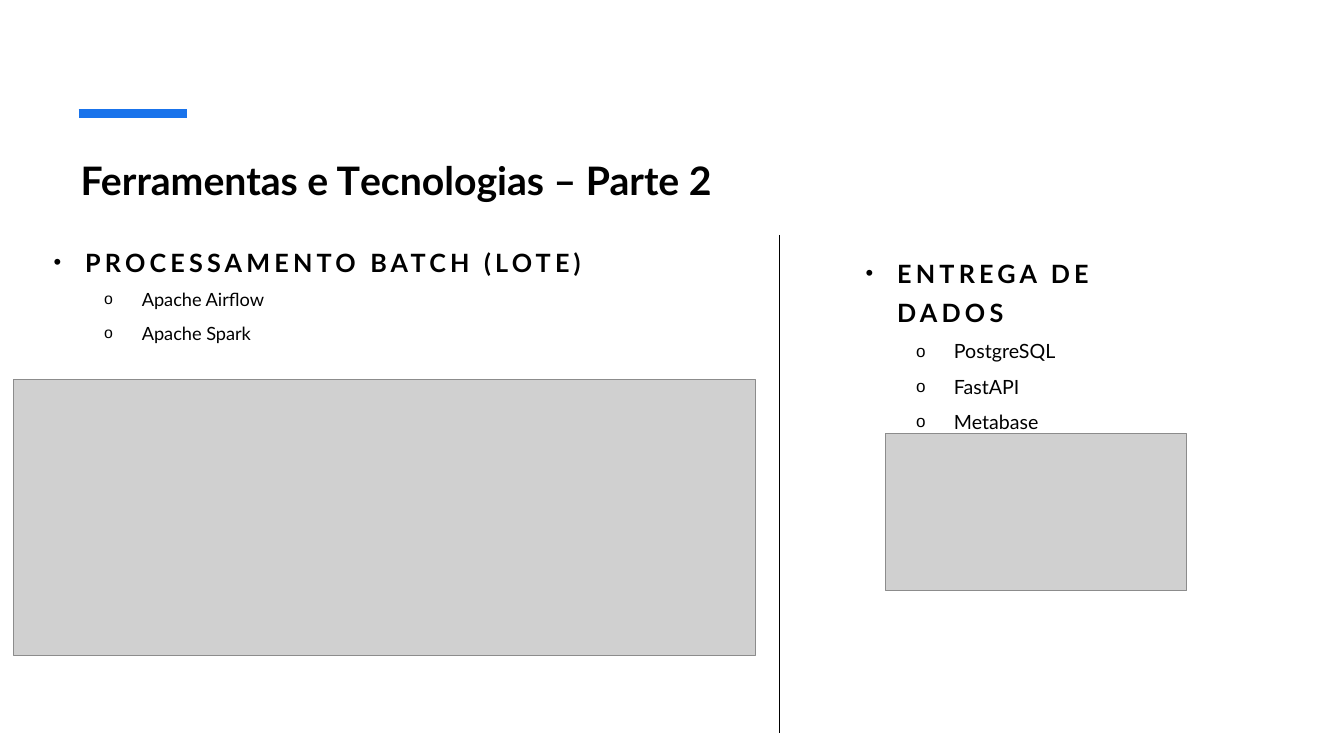
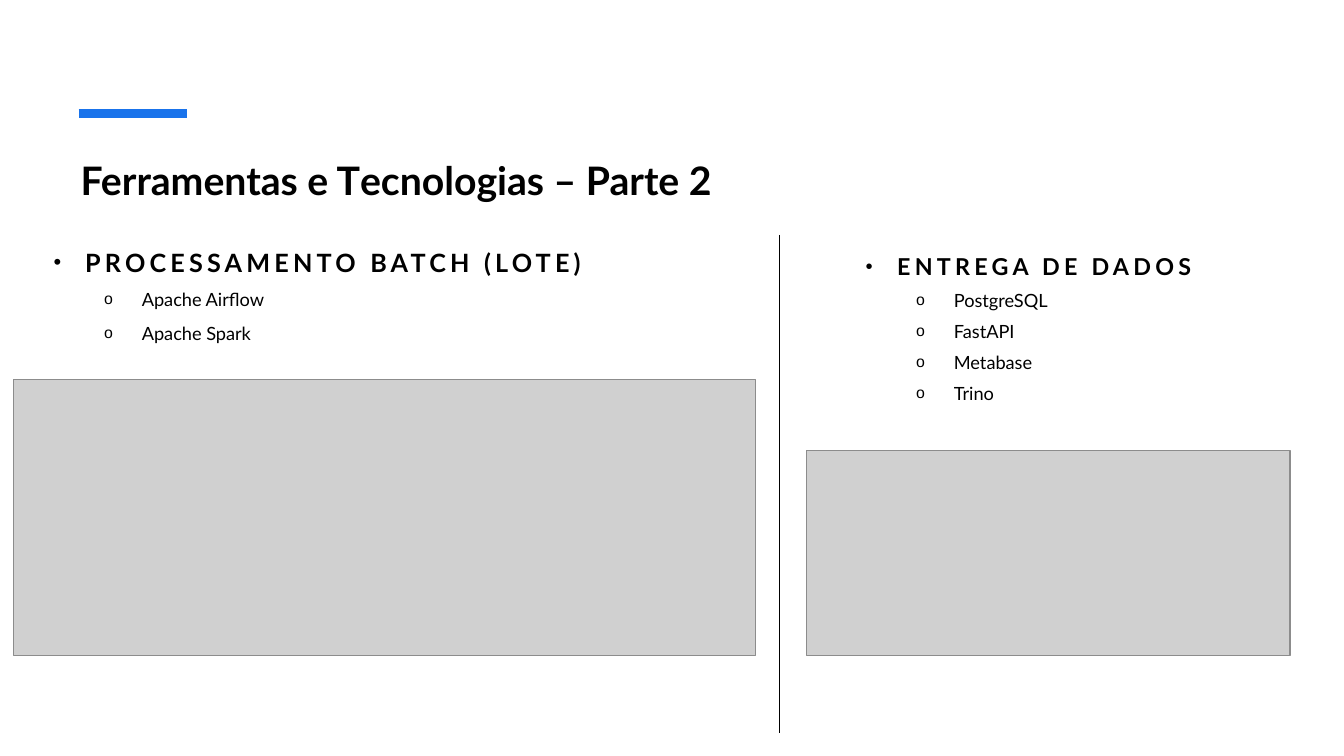
Before and after one commit to guilhermepepa/FIA-Projeto-Final, a slide deck: slide 8 of documentacoes/Apresentação_Projeto_Final.pptx (slide 6 before the commit). Drawn at 1344x756 pixels with LibreOffice and Linux fonts; fonts in the diff are those of the drawing; grey boxes stand for pictures. Boxes give left, top, right and bottom in pixels: in the first picture for what was removed or moved away, otherwise in the second. Text is boxed around its words. In the diff, an @@ line names an element or a change of style, - is before the commit and + after.

Commit message:
- Inclusão do Trino; Correções no silver_to_gold_batch para o cálculo dos onibus congestionados; Ajustes nas documentações.

```diff
--- a/documentacoes/Apresentação_Projeto_Final.pptx
+++ b/documentacoes/Apresentação_Projeto_Final.pptx
@@ text at [897, 258, 1192, 369]: size 18 to 16.6 pt in "ENTREGA DE DADOS"; size 14 to 12.9 pt in "PostgreSQL", "FastAPI", "Metabase"; line spacing 1.3 to 1.2; line spacing 1.2 to 1.1 @@
@@ text at [954, 386, 994, 400]: paragraph added @@
+  o Trino
@@ picture removed at [886, 434, 1188, 591] @@
@@ picture added at [807, 451, 1291, 655] @@
```
Also in this commit, not shown: 2 other slides changed, 3 slides added, 2 slides removed, 38 other files.
